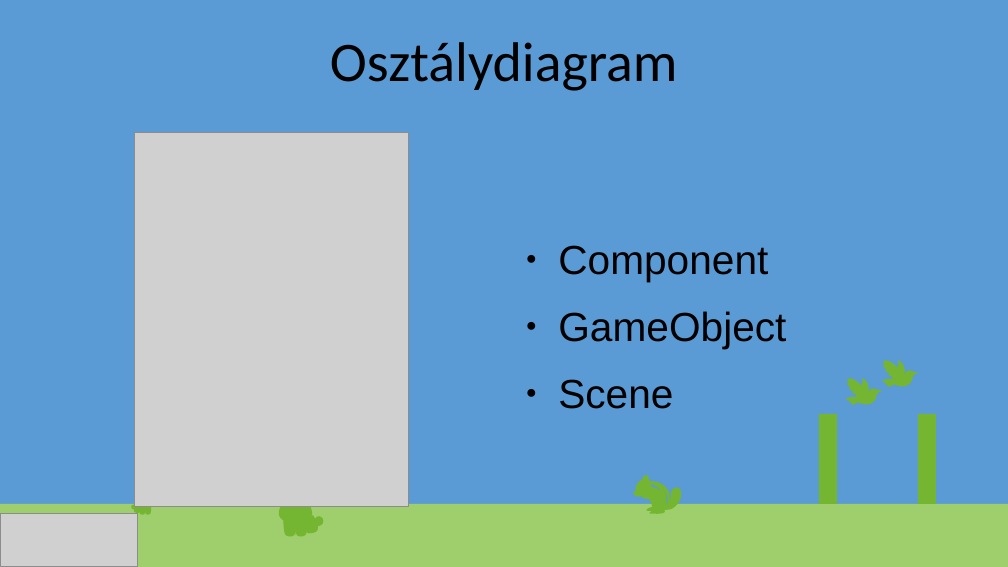
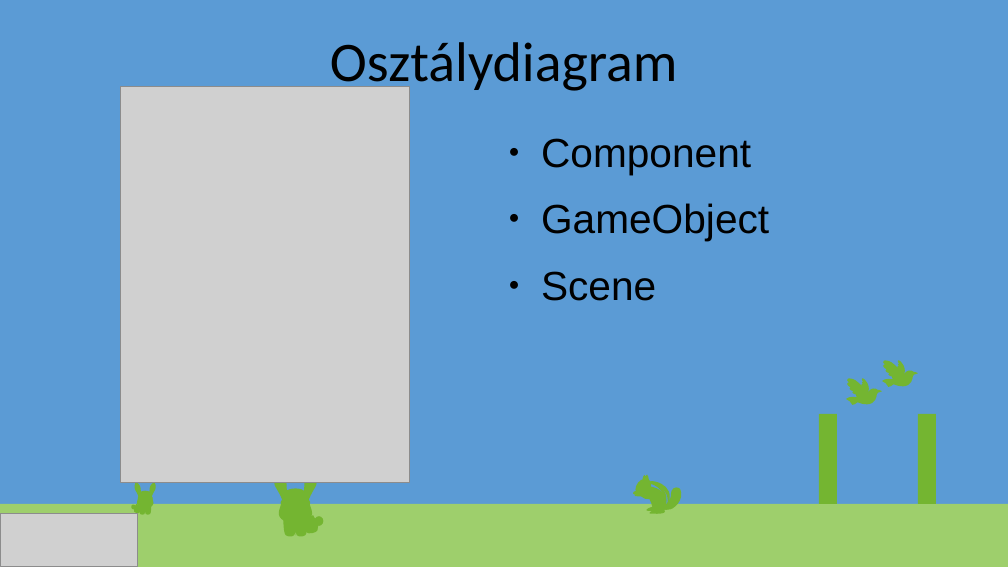
Before and after one commit to NRobert-jmdrgg/KoviUbiSoft, a slide deck: slide 5 of KoviUbiSoft_prez3ideiglenes.pptx (slide 4 before the commit). Drawn at 1008x567 pixels with LibreOffice and Linux fonts; fonts in the diff are those of the drawing; grey boxes stand for pictures. Boxes give left, top, right and bottom in pixels: in the first picture for what was removed or moved away, otherwise in the second. Text is boxed around its words. In the diff, an @@ line names an element or a change of style, - is before the commit and + after.

```diff
--- a/KoviUbiSoft_prez3ideiglenes.pptx
+++ b/KoviUbiSoft_prez3ideiglenes.pptx
@@ picture resized from (x1=134, y1=133, x2=409, y2=507) to (x1=121, y1=87, x2=411, y2=482) @@
@@ text "Component" moved from (x1=558, y1=245, x2=786, y2=409) to (x1=541, y1=138, x2=769, y2=301) @@
@@ group added at (x1=273, y1=471, x2=318, y2=500): 4 freeform shapes @@
@@ group added at (x1=138, y1=482, x2=156, y2=505): 10 freeform shapes @@
```
Also in this commit, not shown: 1 other slide changed, 1 slide added, 2 slides removed.
